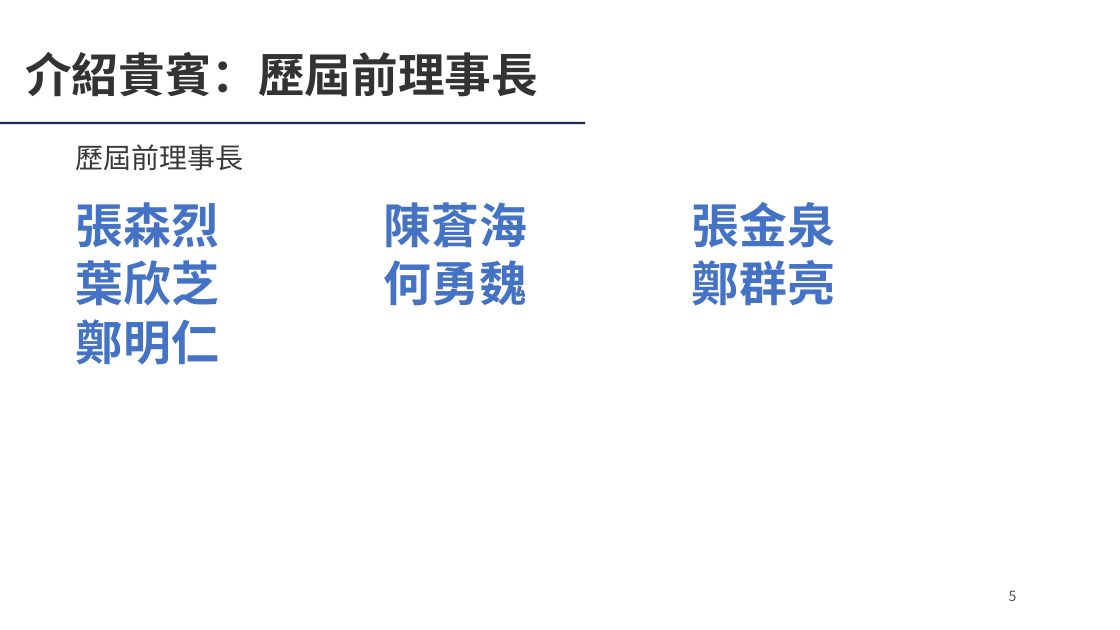
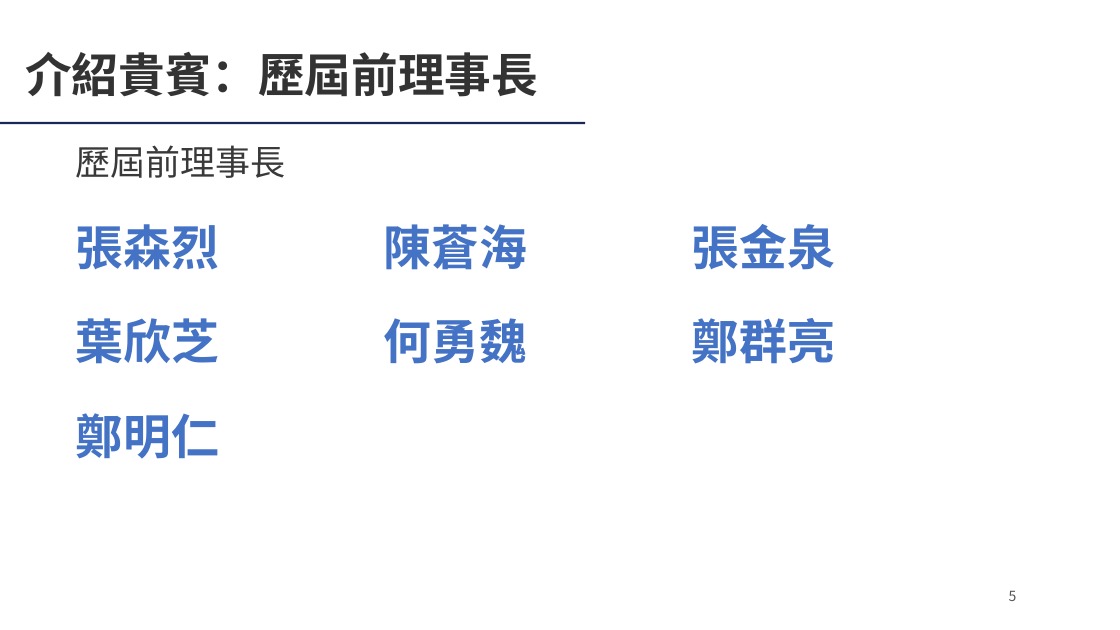
Before and after one commit to Ericliang680928/IAA, a slide deck: slide 5 of 20261204/agm/IAA會員大會簡報_20261204.pptx. Drawn at 1120x630 pixels with LibreOffice and Linux fonts; fonts in the diff are those of the drawing; background and template pictures are left out. Boxes give left, top, right and bottom in pixels: in the first picture for what was removed or moved away, otherwise in the second. Text is boxed around its words. In the diff, an @@ line names an element or a change of style, - is before the commit and + after.

```diff
--- a/20261204/agm/IAA會員大會簡報_20261204.pptx
+++ b/20261204/agm/IAA會員大會簡報_20261204.pptx
@@ text "歷屆前理事長" at (76, 145, 286, 178): size 24 to 30 pt @@
@@ text "張森烈": place and size @@
-text "張森烈" at (76, 202, 219, 248)
+text "張森烈" at (76, 224, 219, 270)
@@ text "陳蒼海": place and size @@
-text "陳蒼海" at (384, 202, 527, 248)
+text "陳蒼海" at (384, 224, 527, 270)
@@ text "張金泉": place and size @@
-text "張金泉" at (692, 202, 835, 248)
+text "張金泉" at (692, 224, 835, 270)
@@ text "葉欣芝": place and size @@
-text "葉欣芝" at (76, 260, 219, 306)
+text "葉欣芝" at (76, 318, 219, 364)
@@ text "何勇魏": place and size @@
-text "何勇魏" at (384, 260, 527, 306)
+text "何勇魏" at (384, 318, 527, 364)
@@ text "鄭群亮": place and size @@
-text "鄭群亮" at (692, 260, 835, 306)
+text "鄭群亮" at (692, 318, 835, 364)
@@ text "鄭明仁": place and size @@
-text "鄭明仁" at (76, 319, 219, 365)
+text "鄭明仁" at (76, 413, 219, 459)
```
Also in this commit, not shown: 32 other slides changed, 2 other files.
